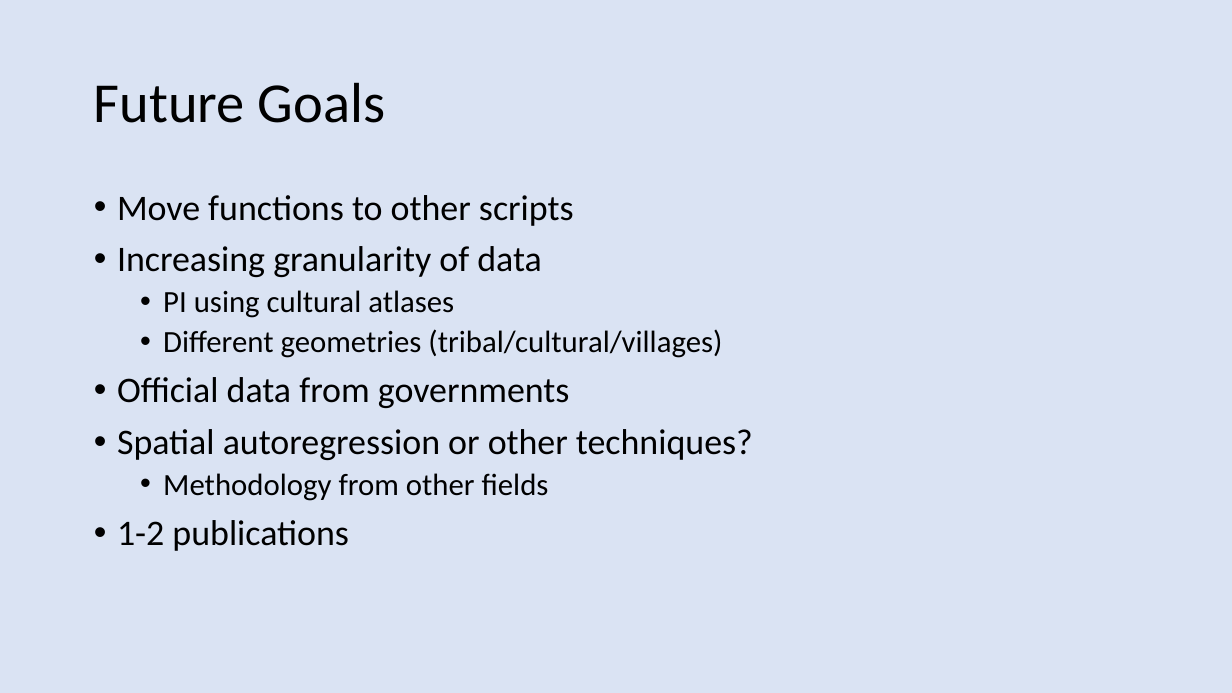
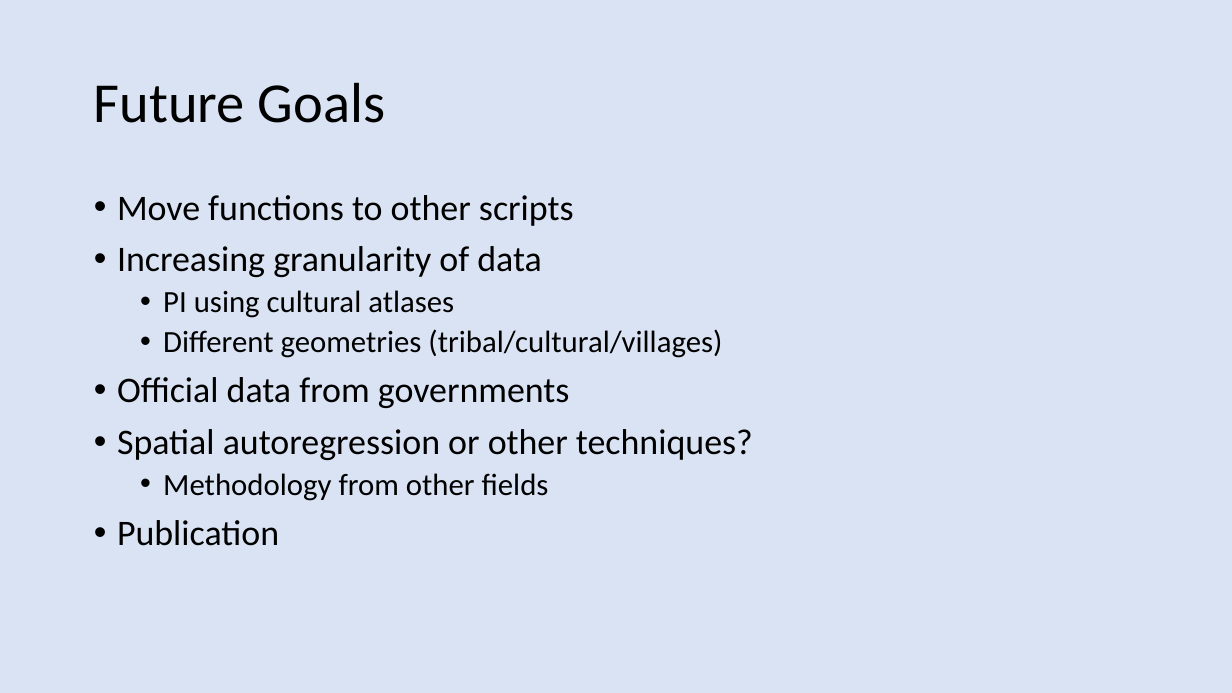
Before and after one commit to andrewroylaws/geog891, a slide deck: slide 9 of Final_project/FinalPresentationLaws.pptx. Drawn at 1232x693 pixels with LibreOffice and Linux fonts; fonts in the diff are those of the drawing. Boxes give left, top, right and bottom in pixels: in the first picture for what was removed or moved away, otherwise in the second. Text is boxed around its words. In the diff, an @@ line names an element or a change of style, - is before the commit and + after.

```diff
--- a/Final_project/FinalPresentationLaws.pptx
+++ b/Final_project/FinalPresentationLaws.pptx
@@ text at (117, 520, 279, 546): text changed @@
-• 1-2 publications
+• Publication
```
Also in this commit, not shown: 6 other slides changed, 2 slides added, 4 other files.
